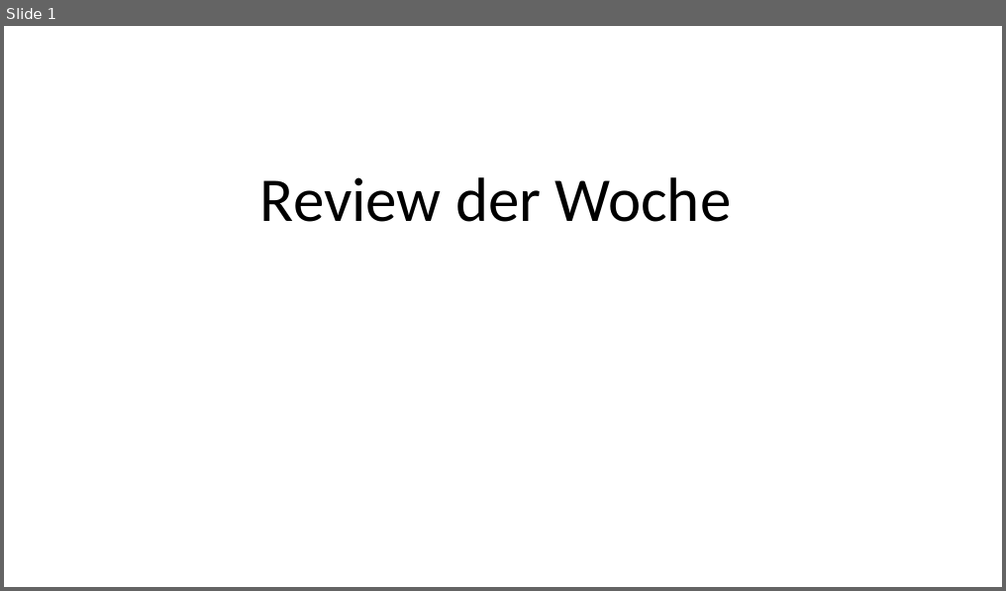
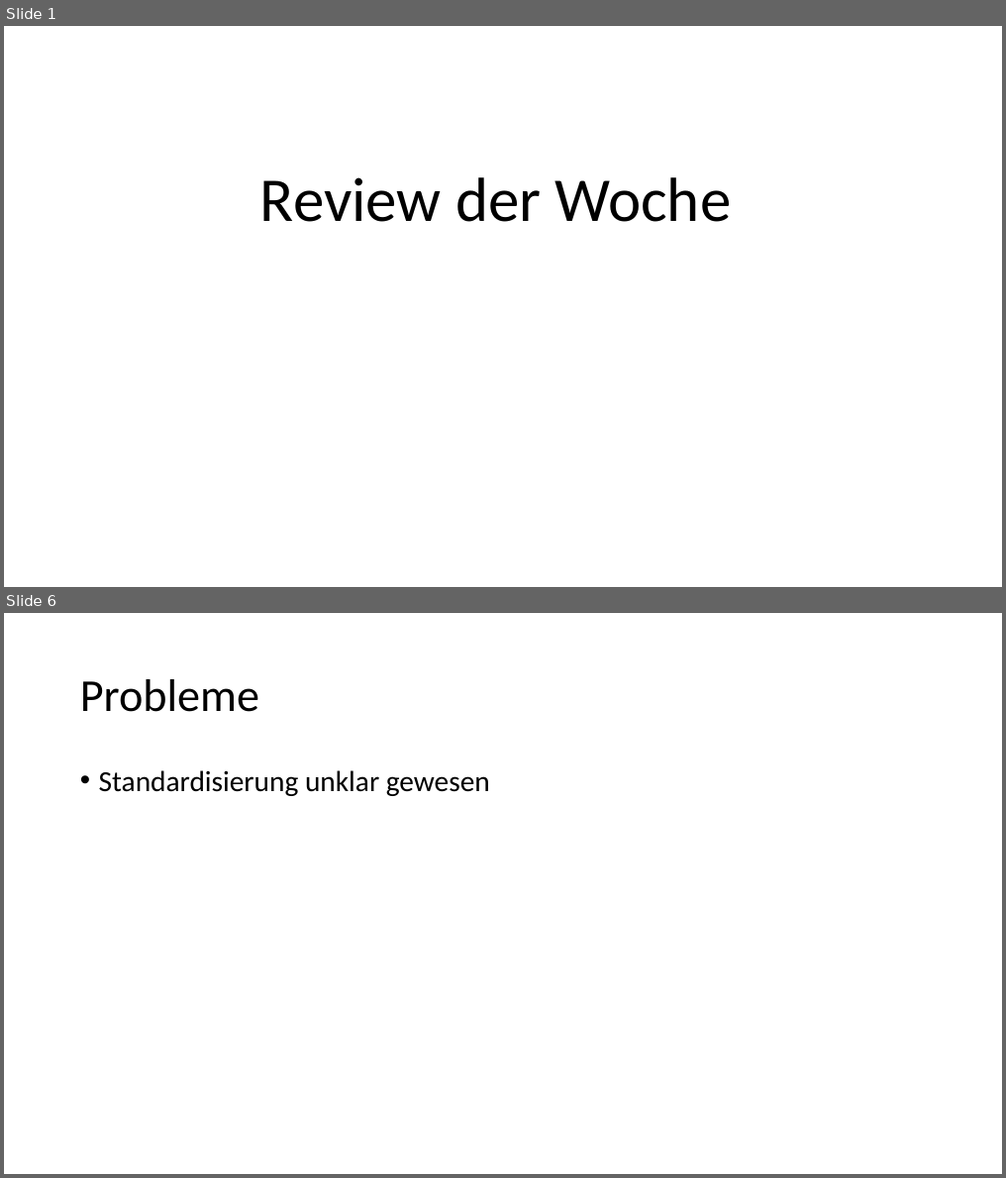
Before and after one commit to resist95/activation-ba, a slide deck: Review der Woche.odp. Shown one above the other, each under a label of ours: slide 1 before the commit, slides 1 and 6 after it; the slides between them are not shown. The pictures are 1006x591 and 1006x1178 pixels, drawn with LibreOffice and Linux fonts; fonts in the diff are those of the drawing. Boxes give left, top, right and bottom in pixels: in the first picture for what was removed or moved away, otherwise in the second. Text is boxed around its words. In the diff, an @@ line names an element or a change of style, - is before the commit and + after.

```diff
--- a/Review der Woche.odp
+++ b/Review der Woche.odp
@@ slide 6 added at (4, 613, 1002, 1174), background #FFFFFF @@
@@ title added at (80, 679, 259, 712), 44 pt, text #000000 @@
+Probleme
@@ text added at (99, 770, 490, 796), 28 pt, text #000000 @@
+• Standardisierung unklar gewesen
```
Also in this commit, not shown: 2 slides changed, 4 other slides added, 2 slides removed.
